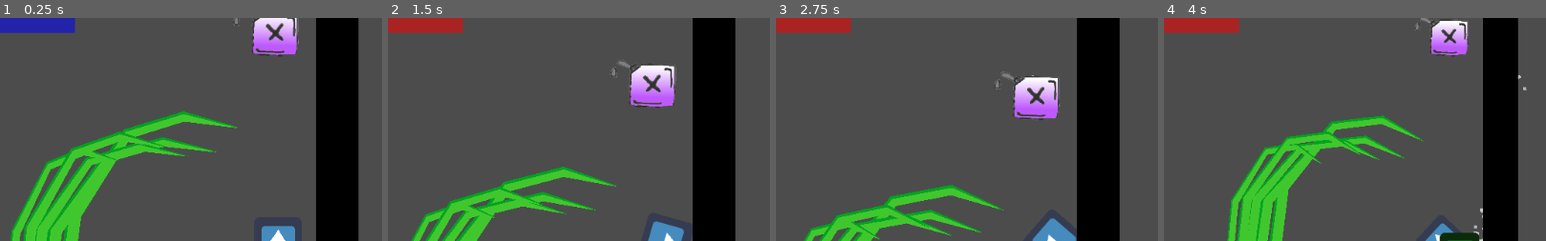
Above: before the commit, frames 1-4 (left to right).
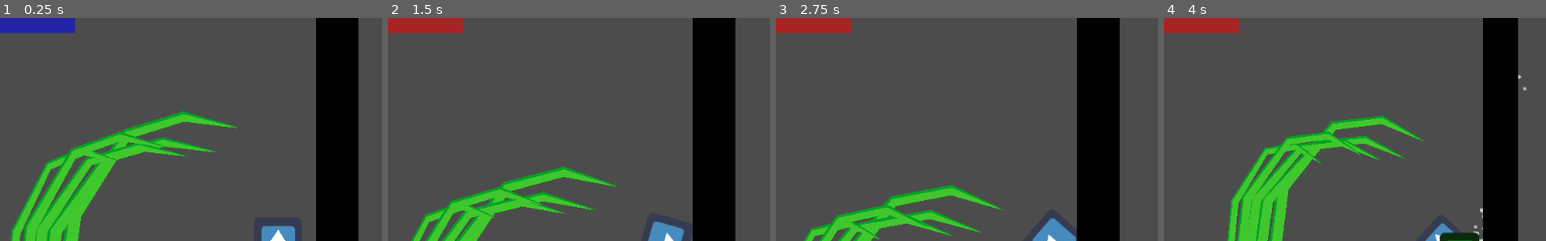
Above: after the commit, the same moments.

Repository: ChibiDenDen/Jook
Game: Godot game, scene res://Scenes/PhysicsGame.tscn
Same seed, same stepped clock (60 frames per second), same inputs: the game is played once before the commit and once after it. The engine's default icon, where the game draws it, is replaced by a stand-in: a white triangle on a blue panel in a dark square.
Inputs (mouse positions are % of the whole screen's width and height, from its top left):
- Up to frame 1 (0.25 s): no input
- Up to frame 2 (1.5 s): move the mouse to (21, 71) at 0.52 s; hold Right (ui_right) from 0.53 s (still down); click (21, 71) at 0.67 s; tap Up (ui_up) at 0.77 s; move the mouse to (19, 80) at 1.27 s; click (19, 80) at 1.42 s
- Up to frame 3 (2.75 s): tap Up (ui_up) at 1.52 s; move the mouse to (15, 86) at 2.02 s; release Right (ui_right) at 2.03 s; hold Left (ui_left) from 2.03 s (still down); click (15, 86) at 2.17 s
- Up to frame 4 (4 s): move the mouse to (12, 85) at 2.77 s; release Left (ui_left) at 2.78 s; hold Right (ui_right) from 2.78 s (still down); click (12, 85) at 2.92 s; tap Up (ui_up) at 3.02, 3.77 s; move the mouse to (17, 74) at 3.52 s; click (17, 74) at 3.67 s
The pictures show only the part of the screen within x 14-64%, y 0-50%; the shares and areas given below are measured in that part.

The runs differ from the first frame. In frame 1, 1.7% of the frame differs, in the area x 61-79%, y 0-18%; in frame 2, 2.0%; in frame 3, 2.0%, in the area x 57-75%, y 23-46%; in frame 4, 1.3%.

Commit message:
Fix fuel location

Diff:
--- a/Scenes/PhysicsGame.tscn
+++ b/Scenes/PhysicsGame.tscn
@@ -200,4 +200,4 @@
 [node name="PowerUps" type="Node2D" parent="."]
 
 [node name="Fuel" parent="PowerUps" instance=ExtResource( 7 )]
-position = Vector2( 1688.6, 453.869 )
+position = Vector2( 638.288, 212.642 )
